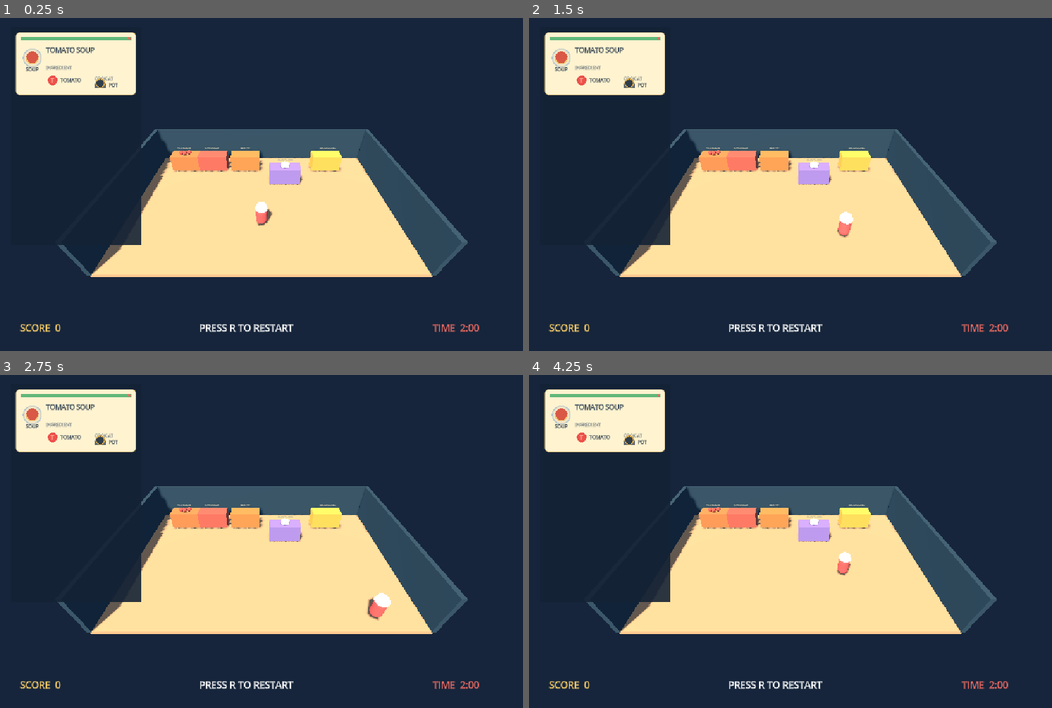
Above: before the commit, frames 1-4 (two rows, left to right).
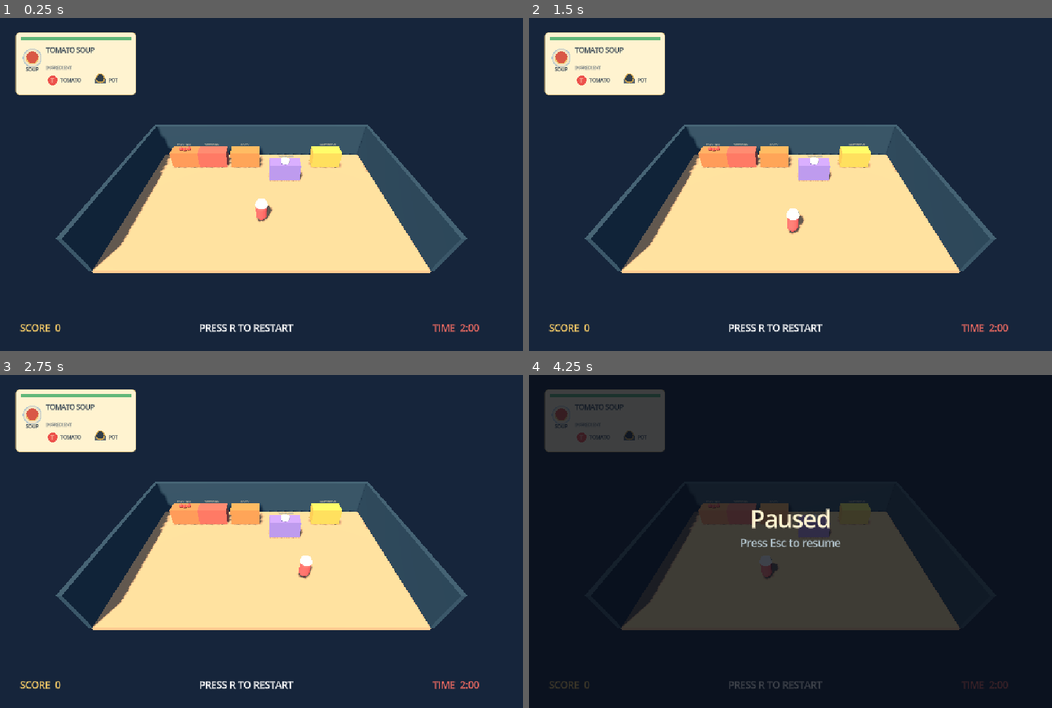
Above: after the commit, the same moments.

Repository: she1nxd/The-Game
Game: Godot game, scene res://main.tscn
Two runs of this game, one before a commit and one after it. Both use one fixed random seed, a clock stepped at 60 frames per second and the inputs below.
Inputs:
- Up to frame 1 (0.25 s): no input
- Up to frame 2 (1.5 s): tap R at 0.5, 0.6, 1.25 s; hold D (move_right) 0.53-1.28 s; hold S (move_down) from 1.28 s (still down); tap E (interact) at 1.35 s
- Up to frame 3 (2.75 s): tap R at 1.55, 2, 2.1 s; release S (move_down) at 2.03 s; hold D (move_right) from 2.03 s (still down)
- Up to frame 4 (4.25 s): tap R at 2.75, 2.85, 3.5, 3.8 s; release D (move_right) at 2.78 s; hold W (move_up) 2.78-3.53 s; hold A (move_left) from 3.53 s (still down); tap E (interact) at 3.6 s; tap Escape at 4.15 s

The runs differ from the first frame. In frame 1, 4.8% of the frame differs, in the area x 10-90%, y 5-78%; in frame 2, 5.0%; in frame 3, 5.1%; in frame 4, 87%, in the area x 0-100%, y 0-100%.

Commit message:
Optimization, implemented new features

Diff:
--- a/main.gd
+++ b/main.gd
@@ -1,4 +1,4 @@
-extends Node3D
+extends Node3D # Inheritance of Node3D class
 
 class OrderCard extends Control:
 	var order_data: Dictionary
@@ -7,7 +7,7 @@
 		order_data = data
 		custom_minimum_size = Vector2(253, 132)
 		mouse_filter = Control.MOUSE_FILTER_IGNORE
-
+# HUD Graphics
 	func _draw() -> void:
 		var patience: int = order_data.get("patience", 0)
 		var card_color := Color("#fff3d0")
@@ -16,7 +16,6 @@
 
 		draw_rect(Rect2(10, 9, size.x - 20, 8), Color("#c7c5b8"))
 		draw_rect(Rect2(10, 9, (size.x - 20) * patience / 100.0, 8), Color("#61b879"))
-		draw_circle(Vector2(size.x - 15, 13), 3, Color("#ef6b62"))
 
 		draw_circle(Vector2(35, 54), 19, Color("#f1e4c4"))
 		draw_arc(Vector2(35, 54), 19, 0, TAU, 24, Color("#b7c8ce"), 2)
@@ -30,11 +29,10 @@
 		draw_string(ThemeDB.fallback_font, Vector2(74, 105), "T", HORIZONTAL_ALIGNMENT_LEFT, -1, 10, Color("#fff3d0"))
 		draw_string(ThemeDB.fallback_font, Vector2(94, 105), "TOMATO", HORIZONTAL_ALIGNMENT_LEFT, -1, 10, Color("#26384a"))
 
-		draw_string(ThemeDB.fallback_font, Vector2(166, 101), "COOK AT", HORIZONTAL_ALIGNMENT_LEFT, -1, 9, Color("#66737b"))
-		draw_rect(Rect2(166, 108, 24, 10), Color("#5d6872"))
-		draw_circle(Vector2(178, 107), 9, Color("#303d4a"))
-		draw_arc(Vector2(178, 107), 9, 0, TAU, 16, Color("#d5a74c"), 2)
-		draw_string(ThemeDB.fallback_font, Vector2(195, 115), "POT", HORIZONTAL_ALIGNMENT_LEFT, -1, 10, Color("#26384a"))
+		draw_rect(Rect2(166, 98, 24, 10), Color("#5d6872"))
+		draw_circle(Vector2(178, 97), 9, Color("#303d4a"))
+		draw_arc(Vector2(178, 97), 9, 0, TAU, 16, Color("#d5a74c"), 2)
+		draw_string(ThemeDB.fallback_font, Vector2(195, 105), "POT", HORIZONTAL_ALIGNMENT_LEFT, -1, 10, Color("#26384a"))
 
 	func _panel_style(fill: Color, border: Color, radius: int, border_width: int) -> StyleBoxFlat:
 		var style := StyleBoxFlat.new()
@@ -44,7 +42,9 @@
 		style.set_corner_radius_all(radius)
 		return style
 
+# Room dimensions
 const FLOOR_SIZE := Vector3(20, 0.3, 13)
+# List of stations
 const STATION_NAMES := {
 	"crate": "TOMATO CRATE",
 	"cut": "CUTTING BOARD",
@@ -52,7 +52,7 @@
 	"plates": "PLATE COUNTER",
 	"serve": "SERVING WINDOW"
 }
-
+# Variables
 var chef: CharacterBody3D
 var chef_mesh: MeshInstance3D
 var nearest_station := ""
@@ -65,12 +65,21 @@
 var score := 0
 var combo := 0
 var time_left := 120
+var is_paused := false
+var game_over := false
 var orders: Array[Dictionary] = []
 var next_order_id := 1
 var station_nodes: Dictionary = {}
 var restart_label: Label
 var time_label: Label
 var score_label: Label
+var pause_overlay: ColorRect
+var pause_title: Label
+var pause_hint: Label
+var final_overlay: ColorRect
+var final_title: Label
+var final_score_label: Label
+var final_restart_label: Label
 var order_label: RichTextLabel
 var orders_container: VBoxContainer
 var status_label: Label
@@ -90,8 +99,9 @@
 var walk_phase := 0.0
 var putting_remaining := 0.0
 var putting_total := 0.45
-
+# Functions call
 func _ready() -> void:
+	process_mode = Node.PROCESS_MODE_ALWAYS
 	_setup_input()
 	_build_world()
 	_build_hud()
@@ -102,7 +112,7 @@
 	add_child(timer)
 	timer.start()
 	_update_hud()
-
+# Keybinds
 func _setup_input() -> void:
 	for action in ["move_up", "move_down", "move_left", "move_right", "interact"]:
 		if not InputMap.has_action(action):
@@ -116,12 +126,12 @@
 	_bind("move_right", KEY_D)
 	_bind("move_right", KEY_RIGHT)
 	_bind("interact", KEY_E)
-
+# Input
 func _bind(action: String, key: Key) -> void:
 	var event := InputEventKey.new()
 	event.physical_keycode = key
 	InputMap.action_add_event(action, event)
-
+# Environment
 func _build_world() -> void:
 	var environment := WorldEnvironment.new()
 	var env := Environment.new()
@@ -132,19 +142,19 @@
 	env.ambient_light_energy = 0.55
 	environment.environment = env
 	add_child(environment)
-
+# Light
 	var light := DirectionalLight3D.new()
 	light.rotation_degrees = Vector3(-55, -25, 0)
 	light.light_color = Color("#ffe4b2")
 	light.light_energy = 1.25
 	light.shadow_enabled = true
 	add_child(light)
-
+# Room
 	_add_box("Floor", FLOOR_SIZE, Vector3(0, -0.15, 0), Color("#b99571"))
 	_add_box("BackWall", Vector3(20, 3.2, 0.3), Vector3(0, 1.45, -6.35), Color("#294052"))
 	_add_box("LeftWall", Vector3(0.3, 3.2, 13), Vector3(-10, 1.45, 0), Color("#294052"))
 	_add_box("RightWall", Vector3(0.3, 3.2, 13), Vector3(10, 1.45, 0), Color("#294052"))
-
+# Stations
 	var positions := {"crate": -7.0, "cut": -4.5, "cook": -1.5, "plates": 2.0, "serve": 6.0}
 	for station_id in positions:
 		var station_z := -4.4 if station_id != "plates" else -2.4
@@ -155,6 +165,7 @@
 		if station_id == "cut":
 			_create_cutting_animation(station)
 
+# Character
 	chef = CharacterBody3D.new()
 	chef.name = "Chef"
 	chef.position = Vector3(0, 0.65, 2.5)
@@ -184,6 +195,7 @@
 	held_visual = Node3D.new()
 	held_visual.position = Vector3(0.52, 0.15, -0.22)
 	chef.add_child(held_visual)
+# Tomato
 	tomato_visual = MeshInstance3D.new()
 	var tomato_mesh := SphereMesh.new()
 	tomato_mesh.radius = 0.16
@@ -191,6 +203,7 @@
 	tomato_visual.mesh = tomato_mesh
 	tomato_visual.material_override = _material(Color("#ed514b"))
 	held_visual.add_child(tomato_visual)
+# Chooped Tomato (Anything)
 	chopped_visual = MeshInstance3D.new()
 	var chopped_mesh := BoxMesh.new()
 	chopped_mesh.size = Vector3(0.28, 0.08, 0.28)
@@ -198,6 +211,7 @@
 	chopped_visual.material_override = _material(Color("#ed514b"))
 	chopped_visual.position.y = -0.1
 	held_visual.add_child(chopped_visual)
+# Plate
 	plate_visual = MeshInstance3D.new()
 	var plate_mesh := CylinderMesh.new()
 	plate_mesh.top_radius = 0.27
@@ -209,12 +223,13 @@
 	held_visual.add_child(plate_visual)
 	_update_held_visual()
 
+# Camera
 	var camera := Camera3D.new()
 	camera.position = Vector3(0, 12, 13)
-	camera.rotation_degrees = Vector3(-39, 0, 0)
+	camera.rotation_degrees = Vector3(-40, 0, 0)
 	camera.current = true
 	add_child(camera)
-
+# Station blueprint
 func _add_box(node_name: String, size: Vector3, position: Vector3, color: Color) -> StaticBody3D:
 	var body := StaticBody3D.new()
 	body.name = node_name
@@ -232,7 +247,7 @@
 	body.add_child(collision)
 	add_child(body)
 	return body
-
+# Stations
 func _create_station(station_id: String, position: Vector3) -> StaticBody3D:
 	var station := _add_box(STATION_NAMES[station_id], Vector3(2.6, 1.5, 1.2), position, _station_color(station_id))
 	var sign := Label3D.new()
@@ -283,7 +298,7 @@
 		board_tomato_visual.visible = false
 		station.add_child(board_tomato_visual)
 	return station
-
+# Pot cooking animation
 func _create_pot_animation(station: StaticBody3D) -> void:
 	pot_animation = Node3D.new()
 	pot_animation.position = Vector3(0, 1.65, 0)
@@ -306,7 +321,7 @@
 	pot_progress_label.outline_size = 8
 	pot_progress_label.outline_modulate = Color("#142235")
 	pot_animation.add_child(pot_progress_label)
-
+# Board cutting animation
 func _create_cutting_animation(station: StaticBody3D) -> void:
 	cutting_animation = Node3D.new()
 	cutting_animation.position = Vector3(0, 1.5, 0)
@@ -327,32 +342,41 @@
 	cutting_progress_label.outline_size = 8
 	cutting_progress_label.outline_modulate = Color("#142235")
 	cutting_animation.add_child(cutting_progress_label)
-
+# Pot cooking animation in process
 func _update_pot_animation() -> void:
 	if not pot_animation:
 		return
 	pot_animation.visible = cooking_remaining > 0.0
 	if cooking_remaining > 0.0:
 		pot_progress_label.text = "COOKING  %.1fs" % cooking_remaining
-
+# Board cutting animation in process
 func _update_cutting_animation() -> void:
 	if not cutting_animation:
 		return
 	cutting_animation.visible = cutting_remaining > 0.0
 	if cutting_remaining > 0.0:
 		cutting_progress_label.text = "CHOPPING  %.1fs" % cutting_remaining
-
+# List of color of stations
 func _station_color(station_id: String) -> Color:
-	return {"crate": Color("#bd7448"), "cut": Color("#bf5b50"), "cook": Color("#d47b46"), "plates": Color("#8b73b9"), "serve": Color("#d3a64b")}[station_id]
-
+	return {
+		"crate": Color("#bd7448"),
+		"cut": Color("#bf5b50"),
+		"cook": Color("#d47b46"),
+		"plates": Color("#8b73b9"),
+		"serve": Color("#d3a64b")
+	}[station_id]
+# Material blueprint
 func _material(color: Color) -> StandardMaterial3D:
 	var material := StandardMaterial3D.new()
 	material.albedo_color = color
 	material.roughness = 0.78
 	return material
-
+# Physics
 func _physics_process(delta: float) -> void:
 	if not chef:
+		return
+	if is_paused or game_over:
+		chef.velocity = Vector3.ZERO
 		return
 	var input := Input.get_vector("move_left", "move_right", "move_up", "move_down")
 	chef.velocity = Vector3(input.x, 0, input.y) * 4.8
@@ -364,7 +388,7 @@
 	_update_nearest_station()
 	if Input.is_action_just_pressed("interact") and nearest_station != "":
 		_interact(nearest_station)
-
+# Walk animation
 func _update_walk_animation(input: Vector2, delta: float) -> void:
 	if input.length() > 0.05:
 		walk_phase += delta * 11.0
@@ -376,8 +400,9 @@
 		chef_mesh.position.y = lerpf(chef_mesh.position.y, 0.0, delta * 12.0)
 		chef_mesh.rotation.z = lerpf(chef_mesh.rotation.z, 0.0, delta * 12.0)
 		held_visual.position.y = lerpf(held_visual.position.y, 0.15, delta * 12.0)
-
+# Action animations
 func _update_action_animation(delta: float) -> void:
+	# Cutting
 	if cutting_remaining > 0.0 and knife_visual:
 		var chop_wave := sin(Time.get_ticks_msec() * 0.018)
 		knife_visual.rotation.z = chop_wave * 0.55
@@ -385,6 +410,7 @@
 	elif knife_visual:
 		knife_visual.rotation.z = 0.0
 		knife_visual.position.y = 0.2
+	# Putting
 	if putting_remaining > 0.0:
 		putting_remaining = maxf(0.0, putting_remaining - delta)
 		var progress := 1.0 - putting_remaining / putting_total
@@ -394,7 +420,7 @@
 	else:
 		chef_mesh.rotation.x = lerpf(chef_mesh.rotation.x, 0.0, delta * 14.0)
 		held_visual.position.z = lerpf(held_visual.position.z, -0.22, delta * 14.0)
-
+# ?
 func _update_nearest_station() -> void:
 	var best := ""
 	var best_distance := 2.4
@@ -510,7 +536,7 @@
 
 func _tick() -> void:
 	if time_left <= 0:
-		timer.stop()
+		_finish_game()
 		return
 	time_left -= 1
 	if cutting_remaining > 0.0:
@@ -536,37 +562,87 @@
 			_update_board_visual()
 	for order in orders:
 		order.patience = maxi(0, order.patience - 1)
+	if time_left == 0:
+		_finish_game()
+		_update_hud()
+		return
 	if time_left % 30 == 0 and orders.size() < 2:
 		_spawn_order()
 	_update_hud()
 
 func _unhandled_input(event: InputEvent) -> void:
-	if event is InputEventKey and event.pressed and event.keycode == KEY_R:
-		_restart()
+	if event is InputEventKey and event.pressed and not event.echo:
+		if event.keycode == KEY_R:
+			_restart()
+		elif event.keycode == KEY_ESCAPE:
+			if game_over:
+				return
+			if is_paused:
+				_unpause()
+			else:
+				_pause()
 
 func _build_hud() -> void:
 	var canvas := CanvasLayer.new()
+#	Restart
 	add_child(canvas)
 	restart_label = _label("PRESS R TO RESTART", Color("#ffffff"), 20)
 	restart_label.position = Vector2(419, 638)
 	canvas.add_child(restart_label)
-	add_child(canvas)
+#	Score
 	score_label = _label("SCORE  0", Color("#f4ca67"), 20)
 	score_label.position = Vector2(42, 638)
 	canvas.add_child(score_label)
+#	Time
 	time_label = _label("TIME  2:00", Color("#ef6b62"), 20)
 	time_label.position = Vector2(910, 638)
 	canvas.add_child(time_label)
-	var side := ColorRect.new()
-	side.color = Color("#142235e6")
-	side.position = Vector2(22, 18)
-	side.size = Vector2(275, 460)
-	canvas.add_child(side)
+#	Orders
 	orders_container = VBoxContainer.new()
 	orders_container.position = Vector2(33, 30)
 	orders_container.size = Vector2(253, 395)
 	orders_container.add_theme_constant_override("separation", 8)
 	canvas.add_child(orders_container)
+	pause_overlay = ColorRect.new()
+	pause_overlay.color = Color(0.03, 0.05, 0.09, 0.78)
+	pause_overlay.set_anchors_and_offsets_preset(Control.PRESET_FULL_RECT)
+	pause_overlay.visible = false
+	canvas.add_child(pause_overlay)
+	pause_title = _label("Paused", Color("#fff3d0"), 48)
+	pause_title.position = Vector2(0, 270)
+	pause_title.size = Vector2(1100, 60)
+	pause_title.horizontal_alignment = HORIZONTAL_ALIGNMENT_CENTER
+	pause_title.visible = false
+	canvas.add_child(pause_title)
+	pause_hint = _label("Press Esc to resume", Color("#b4c6cf"), 22)
+	pause_hint.position = Vector2(0, 338)
+	pause_hint.size = Vector2(1100, 40)
+	pause_hint.horizontal_alignment = HORIZONTAL_ALIGNMENT_CENTER
+	pause_hint.visible = false
+	canvas.add_child(pause_hint)
+	final_overlay = ColorRect.new()
+	final_overlay.color = Color(0.03, 0.05, 0.09, 0.86)
+	final_overlay.set_anchors_and_offsets_preset(Control.PRESET_FULL_RECT)
+	final_overlay.visible = false
+	canvas.add_child(final_overlay)
+	final_title = _label("Time's Up!", Color("#fff3d0"), 48)
+	final_title.position = Vector2(0, 245)
+	final_title.size = Vector2(1100, 60)
+	final_title.horizontal_alignment = HORIZONTAL_ALIGNMENT_CENTER
+	final_title.visible = false
+	canvas.add_child(final_title)
+	final_score_label = _label("Final Score: 0", Color("#f4ca67"), 30)
+	final_score_label.position = Vector2(0, 320)
+	final_score_label.size = Vector2(1100, 45)
+	final_score_label.horizontal_alignment = HORIZONTAL_ALIGNMENT_CENTER
+	final_score_label.visible = false
+	canvas.add_child(final_score_label)
+	final_restart_label = _label("Press R to restart", Color("#b4c6cf"), 20)
+	final_restart_label.position = Vector2(0, 380)
+	final_restart_label.size = Vector2(1100, 35)
+	final_restart_label.horizontal_alignment = HORIZONTAL_ALIGNMENT_CENTER
+	final_restart_label.visible = false
+	canvas.add_child(final_restart_label)
 
 func _label(text: String, color: Color, size: int) -> Label:
 	var label := Label.new()
@@ -595,9 +671,14 @@
 			orders_container.add_child(OrderCard.new(order))
 
 func _restart() -> void:
+	is_paused = false
+	game_over = false
+	get_tree().paused = false
 	score = 0
 	combo = 0
 	time_left = 120
+	chef.position = Vector3(0, 0.65, 2.5)
+	chef.velocity = Vector3.ZERO
 	cooking_remaining = 0.0
 	cutting_remaining = 0.0
 	board_has_tomato = false
@@ -612,6 +693,41 @@
 	_update_pot_animation()
 	_update_cutting_animation()
 	_update_board_visual()
+	pause_overlay.visible = false
+	pause_title.visible = false
+	pause_hint.visible = false
+	final_overlay.visible = false
+	final_title.visible = false
+	final_score_label.visible = false
+	final_restart_label.visible = false
+
+func _pause() -> void:
+	is_paused = true
+	get_tree().paused = true
+	timer.stop()
+	pause_overlay.visible = true
+	pause_title.visible = true
+	pause_hint.visible = true
+
+func _unpause() -> void:
+	is_paused = false
+	get_tree().paused = false
+	timer.start()
+	pause_overlay.visible = false
+	pause_title.visible = false
+	pause_hint.visible = false
+
+func _finish_game() -> void:
+	game_over = true
+	is_paused = false
+	chef.velocity = Vector3.ZERO
+	get_tree().paused = false
+	timer.stop()
+	final_score_label.text = "Final Score: %d" % score
+	final_overlay.visible = true
+	final_title.visible = true
+	final_score_label.visible = true
+	final_restart_label.visible = true
 
 func _set_held_item(item: String) -> void:
 	held_item = item
--- a/main.tscn
+++ b/main.tscn
@@ -1,12 +1,6 @@
-[gd_scene load_steps=2 format=3]
+[gd_scene format=3 uid="uid://yexf38tqk3as"]
 
-[ext_resource path="res://main.gd" type="Script" id="1"]
+[ext_resource type="Script" uid="uid://d1ytx5libctxk" path="res://main.gd" id="1"]
 
-[node name="MerryMeals3D" type="Node3D"]
-layout_mode = 3
-anchors_preset = 15
-anchor_right = 1.0
-anchor_bottom = 1.0
-grow_horizontal = 2
-grow_vertical = 2
+[node name="MerryMeals3D" type="Node3D" unique_id=900415052]
 script = ExtResource("1")
Not shown, added: main.tscn13154222986.tmp
